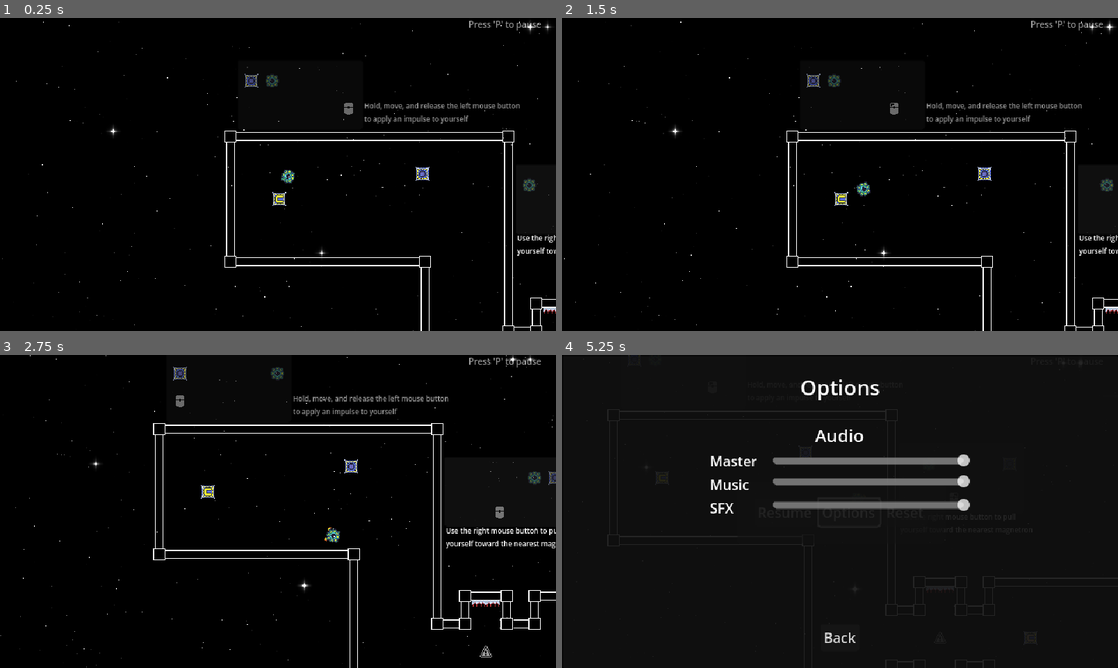
Above: before the commit, frames 1-4 (two rows, left to right).
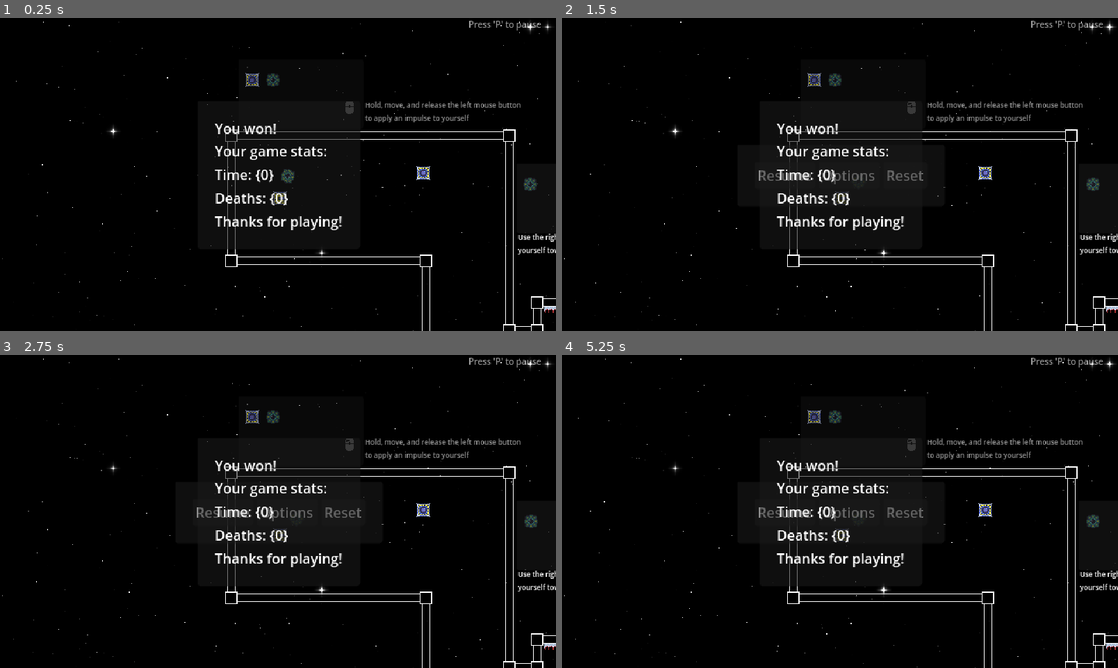
Above: after the commit, the same moments.

Repository: Overkane/BRJ2025-game
Game: Godot game, scene res://scenes/world/world.tscn
Two runs of this game, one before a commit and one after it. Both use one fixed random seed, a clock stepped at 60 frames per second and the inputs below. This scene is started directly instead of the project's main scene.
Inputs (mouse positions are in pixels of both pictures, inside the frame that each line leads up to):
- Up to frame 1 (0.25 s): no input
- Up to frame 2 (1.5 s): tap P (pause) at 0.5 s; move the mouse to (962, 158) at 0.52 s; press the mouse at (962, 158) at 0.53 s; release the mouse at (962, 158) at 1.25 s; click "Resume" at 1.25 s
- Up to frame 3 (2.75 s): click (222, 511) at 2 s, where only the run after the commit has a clickable "Resume"
- Up to frame 4 (5.25 s): click (784, 511) at 2.75 s, where only the run after the commit has a clickable "Resume"; tap P (pause) at 3.5, 4.25 s; move the mouse to (728, 527) at 3.52 s; right-click (728, 527) at 3.6 s; move the mouse to (895, 442) at 4.27 s; press the mouse at (895, 442) at 4.28 s; release the mouse at (895, 442) at 5 s; click "Options" at 5 s

The runs differ from the first frame. In frame 1, 4.4% of the frame differs, in the area x 37-100%, y 17-100%; in frame 2, 5.0%; in frame 3, 6.7%; in frame 4, 8.8%, in the area x 0-100%, y 0-100%.

Commit message:
progress

Diff:
--- a/scenes/bosses/boss_2.gd
+++ b/scenes/bosses/boss_2.gd
@@ -75,7 +75,7 @@
 			$Path2D/PathFollowBossB/Boss2B/AnimatedSprite2D.play("laserTLBR")
 
 func shootA(animationName: String) -> void:
-	var number_of_attacks = 2 if not isBossARage else 4
+	var number_of_attacks = 1 if not isBossARage else 2
 	# Can be killed during animation6
 	if bossA == null:
 		return
--- a/scenes/bosses/boss_3.gd
+++ b/scenes/bosses/boss_3.gd
@@ -8,6 +8,9 @@
 # General properties
 var isLeftEyeCasting := false
 var isRightEyeACasting := false
+var leftEyeSpeed := 50
+var rightEyeSpeed := 25
+
 
 var isActivated := false
 var currentPhase := 0
@@ -59,15 +62,15 @@
 
 			var shift = eyeLine.dot(playerPos - eyePos)
 
-			$BossLeftEye.global_position = eyePos + eyeLine * shift * delta
-		if not isLeftEyeCasting:
+			$BossLeftEye.global_position = $BossLeftEye.global_position.move_toward(eyePos + eyeLine * shift * delta, leftEyeSpeed)
+		if not isRightEyeACasting:
 			var eyePos = $BossRightEye.global_position
 			var playerPos := playerTarget.global_position
 			var eyeLine = ($RightEyeMarkerBottom.global_position - $RightEyeMarkerTop.global_position).normalized()
 
 			var shift = eyeLine.dot(playerPos - eyePos)
 
-			$BossRightEye.global_position = eyePos + eyeLine * shift * delta
+			$BossRightEye.global_position = $BossRightEye.global_position.move_toward(eyePos + eyeLine * shift * delta, rightEyeSpeed)
 
 
 
--- a/scenes/particles/explosion_effect.gdshader
+++ b/scenes/particles/explosion_effect.gdshader
@@ -1,5 +1,5 @@
 shader_type canvas_item;
 
 void fragment() {
-    COLOR = texture(TEXTURE, UV) * COLOR;
+    COLOR = texture(TEXTURE, UV);
 }
--- a/scenes/player/player.gd
+++ b/scenes/player/player.gd
@@ -6,7 +6,7 @@
 
 # Player stats
 var deathCount := 0
-var timeElapsed := 0
+var timeElapsed := 0.
 
 # Player related
 const MAX_SPACE_JUMP_SPEED = 210.
--- a/scenes/world/world.gd
+++ b/scenes/world/world.gd
@@ -28,6 +28,7 @@
 	$HUD/PauseMenu/MarginContainer/HBoxContainer/OptionsButton.mouse_entered.connect(_on_button_hover_sfx)
 
 	$Player.player_moved.connect(_on_player_move)
+	Globals.world_node = self
 
 func _input(event):
 	if event.is_action_pressed("pause"):
--- a/scenes/world/world.tscn
+++ b/scenes/world/world.tscn
@@ -360,7 +360,7 @@
 bus = &"Music"
 
 [node name="Player" parent="." instance=ExtResource("5_smwda")]
-position = Vector2(63, 36)
+position = Vector2(62, 37)
 
 [node name="UI" type="CanvasLayer" parent="."]
 layer = -2
@@ -891,7 +891,6 @@
 
 [node name="GameWonScreen" type="PanelContainer" parent="HUD"]
 process_mode = 2
-visible = false
 anchors_preset = 8
 anchor_left = 0.5
 anchor_top = 0.5
--- a/singletons/globals.gd
+++ b/singletons/globals.gd
@@ -1,7 +1,7 @@
 extends Node
 
 var player_camera: Camera2D
-
+var world_node
 var rng = RandomNumberGenerator.new()
 
 # Camera shake
--- a/singletons/particle_system.gd
+++ b/singletons/particle_system.gd
@@ -1,5 +1,5 @@
 extends Node
 
 func add_effect(particle_effect: Node, _position: Vector2) -> void:
-	add_child(particle_effect)
+	Globals.world_node.add_child(particle_effect)
 	particle_effect.activate(_position)
